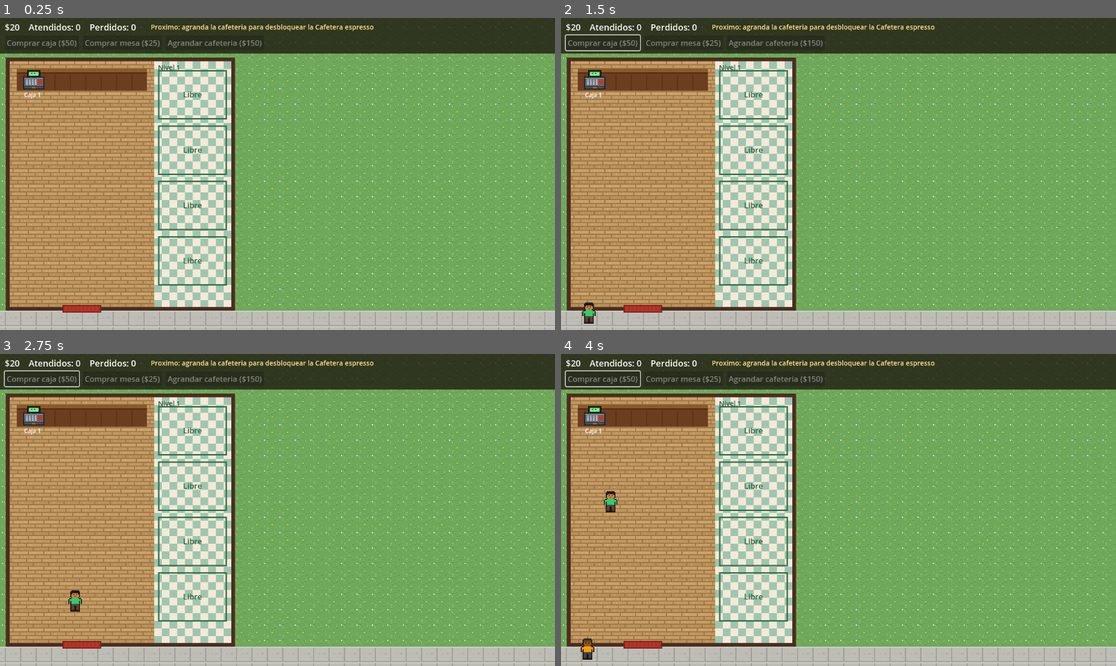
Above: before the commit, frames 1-4 (two rows, left to right).
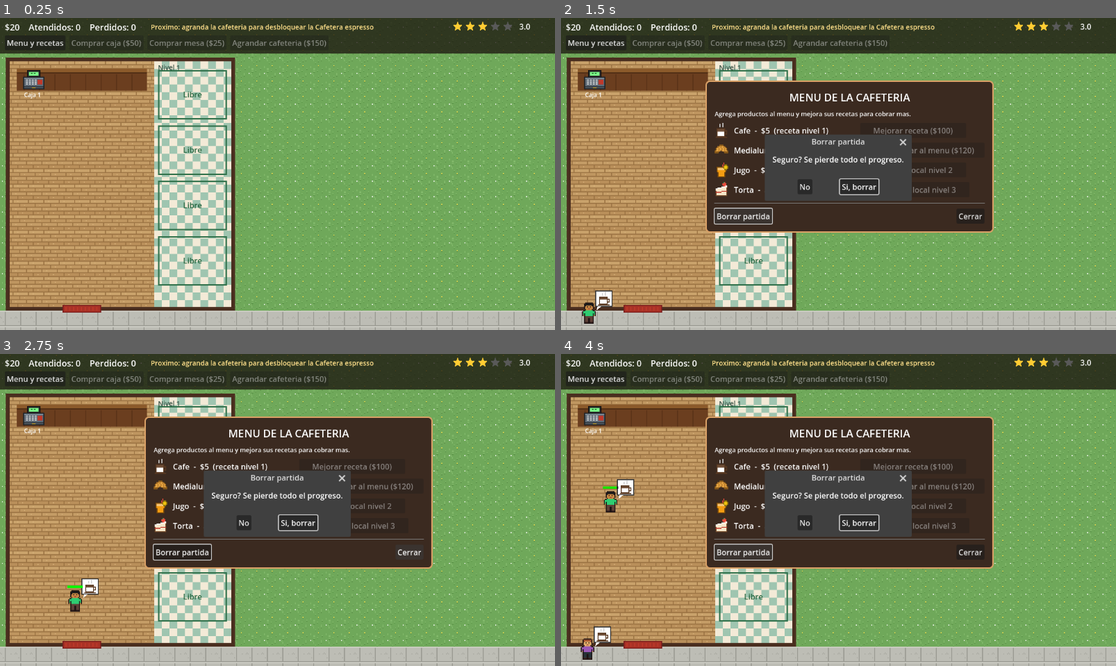
Above: after the commit, the same moments.

Repository: brunomantovani2611-blip/JUEGO1
Game: Godot game, scene res://main.tscn
The game is run twice, just before and just after one commit, with the same random seed, the same clock (stepped at 60 frames per second) and the same inputs.
Inputs (mouse positions are in pixels of both pictures, inside the frame that each line leads up to):
- Up to frame 1 (0.25 s): no input
- Up to frame 2 (1.5 s): click (594, 42) at 0.5 s, where only the run after the commit has a clickable "Menu y recetas"; click (744, 217) at 1.25 s, where only the run after the commit has a clickable "Borrar partida"
- Up to frame 3 (2.75 s): click (410, 553) at 2 s, where only the run after the commit has a clickable "Cerrar"
- Up to frame 4 (4 s): click (805, 522) at 2.75 s, where only the run after the commit has a clickable "No"; click (744, 553) at 3.5 s, where only the run after the commit has a clickable "Borrar partida"

The runs differ from the first frame. In frame 1, 0.7% of the frame differs, in the area x 1-96%, y 1-10%; in frame 2, 26%; in frame 3, 26%; in frame 4, 26%, in the area x 0-96%, y 1-96%.

Commit message:
Guardado automatico, paciencia y reputacion, y menu de productos
- La partida se guarda cada 10 segundos y al cerrar; al volver se
  cobran ganancias offline (10%, hasta 1 hora).
- Los clientes tienen paciencia: si esperan demasiado se van enojados.
  La reputacion (1 a 5 estrellas) sube o baja segun como los atiendas
  y cambia cuantos clientes llegan.
- Menu con cafe, medialuna, jugo y torta: cada cliente pide algo (se
  ve en un globito), los productos se desbloquean y sus recetas se
  mejoran para cobrar mas.

Co-Authored-By: Claude Opus 5.5 <noreply@anthropic.com>
Claude-Session: https://claude.ai/code/session_0145UTt6YFEYh89BRfF1G3nq

Diff:
--- a/main.gd
+++ b/main.gd
@@ -2,17 +2,21 @@
 # =====================================================
 #  CAFETERIA TYCOON
 #  Empiezas con un local chico y 1 caja. Vende cafe,
-#  junta dinero, agranda la cafeteria y desbloquea
-#  mejoras como el patio de mesas.
+#  junta dinero, agranda la cafeteria, desbloquea
+#  productos y mejoras, y cuida tu reputacion.
+#  La partida se guarda sola.
 # =====================================================
 
 # ---------- CONFIGURACION (puedes cambiar estos numeros) ----------
 const DINERO_INICIAL := 20
-const PRECIO_CAFE := 5          # lo que paga cada cliente en la caja
 const PROPINA_SENTADO := 3      # extra que deja el cliente que se sienta
 const VELOCIDAD_CLIENTE := 170.0
 const MAX_COLA := 5             # si todas las colas estan llenas, el cliente se va
 const MAX_CAJAS := 4
+
+# Paciencia y reputacion
+const PACIENCIA := 15.0         # segundos que un cliente aguanta en la fila
+const REPUTACION_INICIAL := 3.0 # de 1 a 5 estrellas
 
 # Tamano del local
 const MAX_NIVEL_LOCAL := 3              # cuantas veces se puede agrandar (+1)
@@ -26,6 +30,23 @@
 const COSTO_CARTEL := 1200
 const TIEMPO_COBRO_NORMAL := 1.5
 const TIEMPO_COBRO_ESPRESSO := 0.9
+
+# Menu: productos que se venden
+#   precio: precio base       tiempo: cuanto tarda en prepararse (x tiempo de cobro)
+#   desbloqueo: lo que cuesta agregarlo al menu    nivel_local: tamano de local necesario
+const PRODUCTOS := [
+	{"id": "cafe",      "nombre": "Cafe",      "precio": 5,  "tiempo": 1.0, "desbloqueo": 0,   "nivel_local": 1},
+	{"id": "medialuna", "nombre": "Medialuna", "precio": 8,  "tiempo": 1.1, "desbloqueo": 120, "nivel_local": 1},
+	{"id": "jugo",      "nombre": "Jugo",      "precio": 10, "tiempo": 1.2, "desbloqueo": 300, "nivel_local": 2},
+	{"id": "torta",     "nombre": "Torta",     "precio": 15, "tiempo": 1.4, "desbloqueo": 600, "nivel_local": 3},
+]
+const MAX_NIVEL_RECETA := 5     # cada nivel de receta sube el precio un 25%
+
+# Guardado
+const ARCHIVO_PARTIDA := "user://partida.json"
+const CADA_CUANTO_GUARDAR := 10.0
+const MAX_HORAS_AUSENTE := 1.0  # ganancias offline como maximo de 1 hora
+const RENDIMIENTO_OFFLINE := 0.1   # fuera del juego se gana el 10% de lo normal
 
 # ---------- MAPA ----------
 const ARRIBA := 90.0             # donde empieza el local (debajo de los botones)
@@ -56,34 +77,41 @@
 	var silla := -1
 	var timer := 0.0
 	var sprite := 0
+	var producto := 0      # indice en PRODUCTOS
+	var paciencia := PACIENCIA
+	var enojado := false
 
 
 # ---------- ESTADO DEL JUEGO ----------
 var dinero := DINERO_INICIAL
 var clientes_atendidos := 0
 var clientes_perdidos := 0
+var reputacion := REPUTACION_INICIAL
 var nivel_local := 1
 var tiene_patio := false
 var tiene_cafetera := false
 var tiene_cartel := false
+var nivel_receta := {"cafe": 1, "medialuna": 0, "jugo": 0, "torta": 0}   # 0 = bloqueado
 var cajas: Array = []      # cada caja: { "cola": [], "timer": 0.0 }
 var mesas: Array = []      # cada mesa: { "sillas": [false, false] }
 var clientes: Array = []
 var textos: Array = []     # textos flotantes "+$5"
 var particulas: Array = [] # polvo de las obras
 var tiempo_spawn := 1.0
+var tiempo_guardado := CADA_CUANTO_GUARDAR
+var no_guardar := false
 
 # ---------- ANIMACIONES ----------
 var borde_local := IZQUIERDA + ANCHO_CAJAS + ANCHO_COLUMNA   # pared derecha (se anima)
 var alto_patio := 0.0       # el patio aparece de arriba hacia abajo
 var en_obras := false       # true mientras dura una animacion
-var temblor := 0.0
 
 # ---------- DIBUJOS (carpeta res://sprites) ----------
 var tex := {}
 var tex_clientes: Array = []
 
 # ---------- INTERFAZ ----------
+var capa_ui: CanvasLayer
 var label_dinero: Label
 var label_pista: Label
 var btn_caja: Button
@@ -92,6 +120,8 @@
 var btn_patio: Button
 var btn_cafetera: Button
 var btn_cartel: Button
+var panel_menu: PanelContainer
+var filas_menu: Array = []   # por cada producto: { "label": Label, "boton": Button }
 
 
 func _ready() -> void:
@@ -99,8 +129,9 @@
 	texture_filter = CanvasItem.TEXTURE_FILTER_NEAREST   # pixel art nitido
 	randomize()
 	cargar_sprites()
-	agregar_caja()
 	crear_interfaz()
+	if not cargar_partida():
+		agregar_caja()
 
 
 # =====================================================
@@ -117,19 +148,79 @@
 	actualizar_textos(delta)
 	actualizar_obras(delta)
 	actualizar_interfaz()
+
+	tiempo_guardado -= delta
+	if tiempo_guardado <= 0.0:
+		tiempo_guardado = CADA_CUANTO_GUARDAR
+		guardar_partida()
+
 	queue_redraw()
 
 
+func _notification(what: int) -> void:
+	# Guardar al cerrar la ventana del juego
+	if what == NOTIFICATION_WM_CLOSE_REQUEST:
+		guardar_partida()
+
+
 func intervalo_spawn() -> float:
-	# Mas cajas y mas mesas = llegan clientes mas seguido
+	# Mas cajas, mas mesas y mejor reputacion = llegan clientes mas seguido
 	var atraccion := 1.0 + 0.3 * (cajas.size() - 1) + 0.12 * mesas.size()
 	if tiene_cartel:
 		atraccion *= 1.5
+	atraccion *= reputacion / 3.0
 	return max(0.35, 2.5 / atraccion)
 
 
 func tiempo_cobro() -> float:
 	return TIEMPO_COBRO_ESPRESSO if tiene_cafetera else TIEMPO_COBRO_NORMAL
+
+
+# =====================================================
+#  REPUTACION
+# =====================================================
+func cambiar_reputacion(cuanto: float) -> void:
+	reputacion = clamp(reputacion + cuanto, 1.0, 5.0)
+
+
+# =====================================================
+#  PRODUCTOS
+# =====================================================
+func precio_producto(i: int) -> int:
+	var p: Dictionary = PRODUCTOS[i]
+	var nivel: int = max(1, nivel_receta[p["id"]])
+	return int(round(p["precio"] * (1.0 + 0.25 * (nivel - 1))))
+
+func costo_mejorar_receta(i: int) -> int:
+	var p: Dictionary = PRODUCTOS[i]
+	return p["precio"] * 20 * nivel_receta[p["id"]]
+
+func productos_disponibles() -> Array:
+	var lista := []
+	for i in PRODUCTOS.size():
+		if nivel_receta[PRODUCTOS[i]["id"]] > 0:
+			lista.append(i)
+	return lista
+
+func precio_promedio() -> float:
+	var lista := productos_disponibles()
+	var total := 0.0
+	for i in lista:
+		total += precio_producto(i)
+	return total / lista.size()
+
+
+func desbloquear_o_mejorar(i: int) -> void:
+	var p: Dictionary = PRODUCTOS[i]
+	var nivel: int = nivel_receta[p["id"]]
+	if nivel == 0:
+		if nivel_local >= p["nivel_local"] and dinero >= p["desbloqueo"]:
+			dinero -= p["desbloqueo"]
+			nivel_receta[p["id"]] = 1
+			agregar_texto(Vector2(360, 330), "Nuevo en el menu: %s!" % p["nombre"], Color.YELLOW, 2.5)
+	elif nivel < MAX_NIVEL_RECETA and dinero >= costo_mejorar_receta(i):
+		dinero -= costo_mejorar_receta(i)
+		nivel_receta[p["id"]] = nivel + 1
 
 
 # =====================================================
@@ -149,6 +240,7 @@
 
 	if cajas[mejor]["cola"].size() >= MAX_COLA:
 		clientes_perdidos += 1
+		cambiar_reputacion(-0.05)
 		agregar_texto(PUERTA_AFUERA + Vector2(-60, -40), "Cliente perdido!", Color.RED)
 		return
 
@@ -157,6 +249,7 @@
 	c.camino = [PUERTA_AFUERA, PUERTA_ADENTRO]
 	c.caja = mejor
 	c.sprite = randi() % max(1, tex_clientes.size())
+	c.producto = productos_disponibles().pick_random()
 	cajas[mejor]["cola"].append(c)
 	clientes.append(c)
 
@@ -181,7 +274,15 @@
 			continue
 		var llego_al_final: bool = llego and c.camino.is_empty()
 
-		if c.estado == "a_mesa" and llego_al_final:
+		if c.estado == "cola" and c.camino.is_empty():
+			# Adentro del local esperando: se le acaba la paciencia
+			# (salvo cuando ya lo estan atendiendo en la caja)
+			var atendiendolo: bool = cajas[c.caja]["cola"].find(c) == 0 and llego_al_final
+			if not atendiendolo:
+				c.paciencia -= delta
+				if c.paciencia <= 0.0:
+					enojarse(c)
+		elif c.estado == "a_mesa" and llego_al_final:
 			c.estado = "sentado"
 			c.timer = randf_range(5.0, 9.0)
 		elif c.estado == "sentado":
@@ -194,6 +295,15 @@
 			clientes.erase(c)
 
 
+func enojarse(c: Cliente) -> void:
+	cajas[c.caja]["cola"].erase(c)
+	c.enojado = true
+	clientes_perdidos += 1
+	cambiar_reputacion(-0.15)
+	agregar_texto(c.pos + Vector2(-30, -50), "Me voy!", Color(1, 0.3, 0.3))
+	irse(c)
+
+
 func irse(c: Cliente) -> void:
 	c.estado = "saliendo"
 	c.salida = punto_borde_calle()
@@ -229,19 +339,34 @@
 			continue  # todavia no llego a la caja
 
 		caja["timer"] += delta
-		if caja["timer"] >= tiempo_cobro():
+		if caja["timer"] >= tiempo_atencion(primero):
 			caja["timer"] = 0.0
 			caja["cola"].pop_front()
-			clientes_atendidos += 1
-			ganar_dinero(PRECIO_CAFE, primero.pos)
-			# Si hay silla libre se sienta, si no se lleva el cafe
-			if buscar_silla_libre(primero):
-				primero.estado = "a_mesa"
-				if es_mesa_patio(primero.mesa):
-					# Sale por la puerta y entra al patio por afuera
-					primero.camino = [PUERTA_ADENTRO, PUERTA_AFUERA, PATIO_AFUERA, PATIO_ADENTRO]
-			else:
-				irse(primero)
+			atender(primero)
+
+
+func tiempo_atencion(c: Cliente) -> float:
+	return tiempo_cobro() * PRODUCTOS[c.producto]["tiempo"]
+
+
+func atender(c: Cliente) -> void:
+	clientes_atendidos += 1
+	ganar_dinero(precio_producto(c.producto), c.pos)
+	# Si lo atendieron rapido queda contento
+	if c.paciencia > PACIENCIA * 0.5:
+		cambiar_reputacion(0.03)
+	else:
+		cambiar_reputacion(0.01)
+	# Si hay silla libre se sienta, si no se lleva el pedido (y le gusta menos)
+	if buscar_silla_libre(c):
+		c.estado = "a_mesa"
+		cambiar_reputacion(0.01)
+		if es_mesa_patio(c.mesa):
+			# Sale por la puerta y entra al patio por afuera
+			c.camino = [PUERTA_ADENTRO, PUERTA_AFUERA, PATIO_AFUERA, PATIO_ADENTRO]
+	else:
+		cambiar_reputacion(-0.02)
+		irse(c)
 
 
 func ganar_dinero(cantidad: int, donde: Vector2) -> void:
@@ -293,12 +418,15 @@
 	dinero -= costo_local()
 	nivel_local += 1
 	# Animacion: la pared derecha se corre hasta el nuevo tamano
-	var nuevo_borde := IZQUIERDA + ANCHO_CAJAS + nivel_local * ANCHO_COLUMNA
 	empezar_obras()
 	var tw := create_tween()
-	tw.tween_property(self, "borde_local", nuevo_borde, 1.6) \
+	tw.tween_property(self, "borde_local", borde_para_nivel(nivel_local), 1.6) \
 		.set_trans(Tween.TRANS_BACK).set_ease(Tween.EASE_OUT)
 	tw.tween_callback(terminar_obras.bind("Cafeteria agrandada!"))
+
+
+func borde_para_nivel(nivel: int) -> float:
+	return IZQUIERDA + ANCHO_CAJAS + nivel * ANCHO_COLUMNA
 
 
 func comprar_patio() -> void:
@@ -329,6 +457,85 @@
 
 
 # =====================================================
+#  GUARDAR Y CARGAR PARTIDA
+# =====================================================
+func guardar_partida() -> void:
+	if no_guardar:
+		return
+	var datos := {
+		"dinero": dinero,
+		"atendidos": clientes_atendidos,
+		"perdidos": clientes_perdidos,
+		"reputacion": reputacion,
+		"nivel_local": nivel_local,
+		"patio": tiene_patio,
+		"cafetera": tiene_cafetera,
+		"cartel": tiene_cartel,
+		"cajas": cajas.size(),
+		"mesas": mesas.size(),
+		"recetas": nivel_receta,
+		"hora": Time.get_unix_time_from_system(),
+	}
+	var archivo := FileAccess.open(ARCHIVO_PARTIDA, FileAccess.WRITE)
+	if archivo:
+		archivo.store_string(JSON.stringify(datos))
+
+
+func cargar_partida() -> bool:
+	if not FileAccess.file_exists(ARCHIVO_PARTIDA):
+		return false
+	var datos = JSON.parse_string(FileAccess.get_file_as_string(ARCHIVO_PARTIDA))
+	if typeof(datos) != TYPE_DICTIONARY:
+		return false
+
+	dinero = int(datos.get("dinero", DINERO_INICIAL))
+	clientes_atendidos = int(datos.get("atendidos", 0))
+	clientes_perdidos = int(datos.get("perdidos", 0))
+	reputacion = float(datos.get("reputacion", REPUTACION_INICIAL))
+	nivel_local = int(datos.get("nivel_local", 1))
+	tiene_patio = bool(datos.get("patio", false))
+	tiene_cafetera = bool(datos.get("cafetera", false))
+	tiene_cartel = bool(datos.get("cartel", false))
+	for i in max(1, int(datos.get("cajas", 1))):
+		agregar_caja()
+	for i in int(datos.get("mesas", 0)):
+		mesas.append({"sillas": [false, false]})
+	var recetas: Dictionary = datos.get("recetas", {})
+	for id in recetas:
+		if nivel_receta.has(id):
+			nivel_receta[id] = int(recetas[id])
+
+	# El local y el patio aparecen ya construidos (sin animacion)
+	borde_local = borde_para_nivel(nivel_local)
+	alto_patio = ABAJO - ARRIBA if tiene_patio else 0.0
+
+	# Ganancias mientras no estabas
+	var segundos: float = Time.get_unix_time_from_system() - float(datos.get("hora", 0))
+	if segundos > 60:
+		segundos = min(segundos, MAX_HORAS_AUSENTE * 3600.0)
+		var ganado := int(segundos * ingreso_por_segundo() * RENDIMIENTO_OFFLINE)
+		if ganado > 0:
+			dinero += ganado
+			mostrar_mensaje("Bienvenido de vuelta!",
+				"Mientras no estabas (%d minutos)\ntu cafeteria gano $%d" % [int(segundos / 60), ganado])
+	return true
+
+
+func ingreso_por_segundo() -> float:
+	# Cuantos clientes por segundo se pueden atender, por lo que paga cada uno
+	var llegan := 1.0 / intervalo_spawn()
+	var atienden := cajas.size() / tiempo_cobro()
+	return min(llegan, atienden) * precio_promedio()
+
+
+func borrar_partida() -> void:
+	no_guardar = true
+	if FileAccess.file_exists(ARCHIVO_PARTIDA):
+		DirAccess.remove_absolute(ProjectSettings.globalize_path(ARCHIVO_PARTIDA))
+	get_tree().reload_current_scene()
+
+
+# =====================================================
 #  OBRAS (animacion de construccion)
 # =====================================================
 func empezar_obras() -> void:
@@ -336,12 +543,12 @@
 
 func terminar_obras(mensaje: String) -> void:
 	en_obras = false
-	temblor = 0.0
 	position = Vector2.ZERO
 	agregar_texto(Vector2(380, 330), mensaje, Color.YELLOW, 2.5)
 	# Lluvia de polvo final
 	for i in 40:
 		agregar_polvo(Vector2(randf_range(IZQUIERDA, borde_local), randf_range(ARRIBA, ABAJO)))
+	guardar_partida()
 
 func agregar_polvo(donde: Vector2) -> void:
 	particulas.append({
@@ -412,6 +619,8 @@
 	for nombre in ["caja", "mesa", "silla", "piso", "piso_mesas", "mostrador", "puerta",
 			"pasto", "vereda", "piso_patio", "sombrilla"]:
 		tex[nombre] = cargar("res://sprites/%s.png" % nombre)
+	for p in PRODUCTOS:
+		tex["icono_" + p["id"]] = cargar("res://sprites/icono_%s.png" % p["id"])
 	for i in range(1, 7):
 		var t := cargar("res://sprites/cliente_%d.png" % i)
 		if t != null:
@@ -443,6 +652,7 @@
 	dibujar_zona(Rect2(-20, -20, 1200, 700), "pasto", Color("#6fa85a"))
 	dibujar_zona(Rect2(-20, ABAJO + 8, 1200, 60), "vereda", Color("#b8b8b0"))
 	draw_rect(Rect2(-20, -20, 1200, 94), Color(0.1, 0.07, 0.05, 0.75))   # franja oscura detras de los botones
+	dibujar_reputacion(Vector2(950, 18))
 
 	# ---- Patio ----
 	if tiene_patio:
@@ -488,10 +698,11 @@
 			draw_rect(Rect2(p - Vector2(25, 20), Vector2(50, 40)), Color("#555555"))
 		draw_string(fuente, p + Vector2(-20, 36), "Caja %d" % (i + 1),
 			HORIZONTAL_ALIGNMENT_LEFT, -1, 12, Color.WHITE)
-		var progreso: float = cajas[i]["timer"] / tiempo_cobro()
-		if progreso > 0.0:
-			draw_rect(Rect2(p + Vector2(-25, -30), Vector2(50, 6)), Color.BLACK)
-			draw_rect(Rect2(p + Vector2(-25, -30), Vector2(50 * progreso, 6)), Color.YELLOW)
+		if not cajas[i]["cola"].is_empty():
+			var progreso: float = cajas[i]["timer"] / tiempo_atencion(cajas[i]["cola"][0])
+			if progreso > 0.0:
+				draw_rect(Rect2(p + Vector2(-25, -30), Vector2(50, 6)), Color.BLACK)
+				draw_rect(Rect2(p + Vector2(-25, -30), Vector2(50 * progreso, 6)), Color.YELLOW)
 
 	# Lugares de mesas
 	for i in max_mesas():
@@ -509,11 +720,14 @@
 	var ordenados := clientes.duplicate()
 	ordenados.sort_custom(func(a, b): return a.pos.y < b.pos.y)
 	for c in ordenados:
+		var tinte := Color(1, 0.55, 0.55) if c.enojado else Color.WHITE
 		if tex_clientes.size() > 0:
 			var t: Texture2D = tex_clientes[c.sprite]
-			draw_texture(t, c.pos - Vector2(t.get_width() / 2.0, t.get_height() - 12))
+			draw_texture(t, c.pos - Vector2(t.get_width() / 2.0, t.get_height() - 12), tinte)
 		else:
-			draw_circle(c.pos, 12, Color.CORNFLOWER_BLUE)
+			draw_circle(c.pos, 12, Color.CORNFLOWER_BLUE * tinte)
+	for c in ordenados:
+		dibujar_globo(c)
 
 	# Sombrillas del patio (encima de todo)
 	if tex["sombrilla"] != null:
@@ -532,6 +746,49 @@
 		var tam := 22 if t["texto"].length() <= 4 else 28
 		draw_string(fuente, t["pos"] + Vector2(2, 2), t["texto"], HORIZONTAL_ALIGNMENT_LEFT, -1, tam, Color(0, 0, 0, col.a))
 		draw_string(fuente, t["pos"], t["texto"], HORIZONTAL_ALIGNMENT_LEFT, -1, tam, col)
+
+
+func dibujar_globo(c: Cliente) -> void:
+	# Globito con lo que pidio + barra de paciencia (solo mientras espera adentro)
+	if c.estado != "cola":
+		return
+	var base := c.pos + Vector2(14, -58)
+	draw_rect(Rect2(base, Vector2(34, 32)), Color.WHITE)
+	draw_rect(Rect2(base, Vector2(34, 32)), Color(0.2, 0.2, 0.2), false, 2.0)
+	draw_colored_polygon(PackedVector2Array([base + Vector2(4, 32), base + Vector2(12, 32), base + Vector2(2, 40)]), Color.WHITE)
+	var icono: Texture2D = tex["icono_" + PRODUCTOS[c.producto]["id"]]
+	if icono != null:
+		draw_texture(icono, base + Vector2(3, 2))
+	else:
+		draw_string(ThemeDB.fallback_font, base + Vector2(10, 23), PRODUCTOS[c.producto]["nombre"].left(1),
+			HORIZONTAL_ALIGNMENT_LEFT, -1, 18, Color.BLACK)
+	if c.camino.is_empty():
+		var resto: float = clamp(c.paciencia / PACIENCIA, 0.0, 1.0)
+		var color := Color.GREEN.lerp(Color.RED, 1.0 - resto)
+		draw_rect(Rect2(c.pos + Vector2(-16, -44), Vector2(32, 5)), Color(0, 0, 0, 0.7))
+		draw_rect(Rect2(c.pos + Vector2(-16, -44), Vector2(32 * resto, 5)), color)
+
+
+func dibujar_reputacion(pos: Vector2) -> void:
+	for i in 5:
+		var centro := pos + Vector2(i * 26, 0)
+		var lleno: float = clamp(reputacion - i, 0.0, 1.0)
+		dibujar_estrella(centro, 11, Color(0.35, 0.35, 0.35))
+		if lleno >= 0.75:
+			dibujar_estrella(centro, 11, Color("#ffcc33"))
+		elif lleno >= 0.25:
+			dibujar_estrella(centro, 7, Color("#ffcc33"))   # media estrella (mas chica)
+	draw_string(ThemeDB.fallback_font, pos + Vector2(128, 6), "%.1f" % reputacion,
+		HORIZONTAL_ALIGNMENT_LEFT, -1, 16, Color.WHITE)
+
+
+func dibujar_estrella(centro: Vector2, radio: float, color: Color) -> void:
+	var puntos := PackedVector2Array()
+	for k in 10:
+		var r := radio if k % 2 == 0 else radio * 0.45
+		var ang := -PI / 2 + k * PI / 5
+		puntos.append(centro + Vector2(cos(ang), sin(ang)) * r)
+	draw_colored_polygon(puntos, color)
 
 
 func lugar_visible(i: int, p: Vector2) -> bool:
@@ -554,15 +811,15 @@
 
 
 # =====================================================
-#  INTERFAZ (botones y dinero)
+#  INTERFAZ (botones, dinero y menu)
 # =====================================================
 func crear_interfaz() -> void:
-	var capa := CanvasLayer.new()
-	add_child(capa)
+	capa_ui = CanvasLayer.new()
+	add_child(capa_ui)
 
 	var columna := VBoxContainer.new()
 	columna.position = Vector2(10, 6)
-	capa.add_child(columna)
+	capa_ui.add_child(columna)
 
 	var fila_textos := HBoxContainer.new()
 	fila_textos.add_theme_constant_override("separation", 30)
@@ -581,6 +838,8 @@
 	botones.add_theme_constant_override("separation", 8)
 	columna.add_child(botones)
 
+	var btn_menu := crear_boton(botones, abrir_cerrar_menu)
+	btn_menu.text = "Menu y recetas"
 	btn_caja = crear_boton(botones, comprar_caja)
 	btn_mesa = crear_boton(botones, comprar_mesa)
 	btn_local = crear_boton(botones, agrandar_local)
@@ -588,12 +847,104 @@
 	btn_patio = crear_boton(botones, comprar_patio)
 	btn_cartel = crear_boton(botones, comprar_cartel)
 
+	crear_panel_menu()
+
 
 func crear_boton(padre: Node, accion: Callable) -> Button:
 	var b := Button.new()
 	b.pressed.connect(accion)
 	padre.add_child(b)
 	return b
+
+
+func crear_panel_menu() -> void:
+	panel_menu = PanelContainer.new()
+	panel_menu.position = Vector2(300, 130)
+	panel_menu.custom_minimum_size = Vector2(560, 0)
+	panel_menu.visible = false
+	var fondo := StyleBoxFlat.new()
+	fondo.bg_color = Color("#3b2a20")
+	fondo.border_color = Color("#d9a066")
+	fondo.set_border_width_all(3)
+	fondo.set_corner_radius_all(8)
+	panel_menu.add_theme_stylebox_override("panel", fondo)
+	capa_ui.add_child(panel_menu)
+
+	var margen := MarginContainer.new()
+	for lado in ["left", "right", "top", "bottom"]:
+		margen.add_theme_constant_override("margin_" + lado, 16)
+	panel_menu.add_child(margen)
+
+	var lista := VBoxContainer.new()
+	lista.add_theme_constant_override("separation", 10)
+	margen.add_child(lista)
+
+	var titulo := Label.new()
+	titulo.text = "MENU DE LA CAFETERIA"
+	titulo.add_theme_font_size_override("font_size", 22)
+	titulo.horizontal_alignment = HORIZONTAL_ALIGNMENT_CENTER
+	lista.add_child(titulo)
+
+	var ayuda := Label.new()
+	ayuda.text = "Agrega productos al menu y mejora sus recetas para cobrar mas."
+	ayuda.add_theme_font_size_override("font_size", 13)
+	lista.add_child(ayuda)
+
+	for i in PRODUCTOS.size():
+		var fila := HBoxContainer.new()
+		fila.add_theme_constant_override("separation", 12)
+		lista.add_child(fila)
+
+		var icono := TextureRect.new()
+		icono.texture = tex["icono_" + PRODUCTOS[i]["id"]]
+		icono.custom_minimum_size = Vector2(28, 28)
+		icono.texture_filter = CanvasItem.TEXTURE_FILTER_NEAREST
+		fila.add_child(icono)
+
+		var texto := Label.new()
+		texto.custom_minimum_size = Vector2(250, 0)
+		fila.add_child(texto)
+
+		var boton := crear_boton(fila, desbloquear_o_mejorar.bind(i))
+		boton.custom_minimum_size = Vector2(220, 0)
+		filas_menu.append({"label": texto, "boton": boton})
+
+	lista.add_child(HSeparator.new())
+
+	var abajo := HBoxContainer.new()
+	abajo.add_theme_constant_override("separation", 12)
+	lista.add_child(abajo)
+	var btn_borrar := crear_boton(abajo, confirmar_borrar)
+	btn_borrar.text = "Borrar partida"
+	var espacio := Control.new()
+	espacio.size_flags_horizontal = Control.SIZE_EXPAND_FILL
+	abajo.add_child(espacio)
+	var btn_cerrar := crear_boton(abajo, abrir_cerrar_menu)
+	btn_cerrar.text = "Cerrar"
+
+
+func abrir_cerrar_menu() -> void:
+	panel_menu.visible = not panel_menu.visible
+
+
+func confirmar_borrar() -> void:
+	var dialogo := ConfirmationDialog.new()
+	dialogo.title = "Borrar partida"
+	dialogo.dialog_text = "Seguro? Se pierde todo el progreso."
+	dialogo.ok_button_text = "Si, borrar"
+	dialogo.cancel_button_text = "No"
+	dialogo.confirmed.connect(borrar_partida)
+	capa_ui.add_child(dialogo)
+	dialogo.popup_centered()
+
+
+func mostrar_mensaje(titulo: String, texto: String) -> void:
+	var dialogo := AcceptDialog.new()
+	dialogo.title = titulo
+	dialogo.dialog_text = texto
+	dialogo.ok_button_text = "Genial!"
+	capa_ui.add_child(dialogo)
+	dialogo.popup_centered.call_deferred()
 
 
 func configurar_boton(b: Button, visible_: bool, texto: String, se_puede: bool) -> void:
@@ -632,7 +983,9 @@
 		"Cartel luminoso ($%d)" % COSTO_CARTEL, dinero >= COSTO_CARTEL)
 
 	# Pista de lo proximo que se desbloquea
-	if nivel_local < 2:
+	if reputacion < 2.0:
+		label_pista.text = "Tu reputacion esta baja: compra cajas y mesas para que nadie espere!"
+	elif nivel_local < 2:
 		label_pista.text = "Proximo: agranda la cafeteria para desbloquear la Cafetera espresso"
 	elif nivel_local < MAX_NIVEL_LOCAL:
 		label_pista.text = "Proximo: agranda %d vez mas para desbloquear el Patio de mesas" % (MAX_NIVEL_LOCAL - nivel_local)
@@ -640,3 +993,22 @@
 		label_pista.text = "Compra el patio para desbloquear el Cartel luminoso"
 	else:
 		label_pista.text = ""
+
+	# Panel del menu
+	if panel_menu.visible:
+		for i in PRODUCTOS.size():
+			var p: Dictionary = PRODUCTOS[i]
+			var nivel: int = nivel_receta[p["id"]]
+			var fila: Dictionary = filas_menu[i]
+			if nivel == 0:
+				fila["label"].text = "%s  -  $%d  (no esta en el menu)" % [p["nombre"], p["precio"]]
+				if nivel_local < p["nivel_local"]:
+					configurar_boton(fila["boton"], true, "Requiere local nivel %d" % p["nivel_local"], false)
+				else:
+					configurar_boton(fila["boton"], true, "Agregar al menu ($%d)" % p["desbloqueo"], dinero >= p["desbloqueo"])
+			else:
+				fila["label"].text = "%s  -  $%d  (receta nivel %d)" % [p["nombre"], precio_producto(i), nivel]
+				if nivel >= MAX_NIVEL_RECETA:
+					configurar_boton(fila["boton"], true, "Receta al maximo", false)
+				else:
+					configurar_boton(fila["boton"], true, "Mejorar receta ($%d)" % costo_mejorar_receta(i), dinero >= costo_mejorar_receta(i))
Binary file added: sprites/icono_cafe.png
Binary file added: sprites/icono_jugo.png
Binary file added: sprites/icono_medialuna.png
Binary file added: sprites/icono_torta.png
